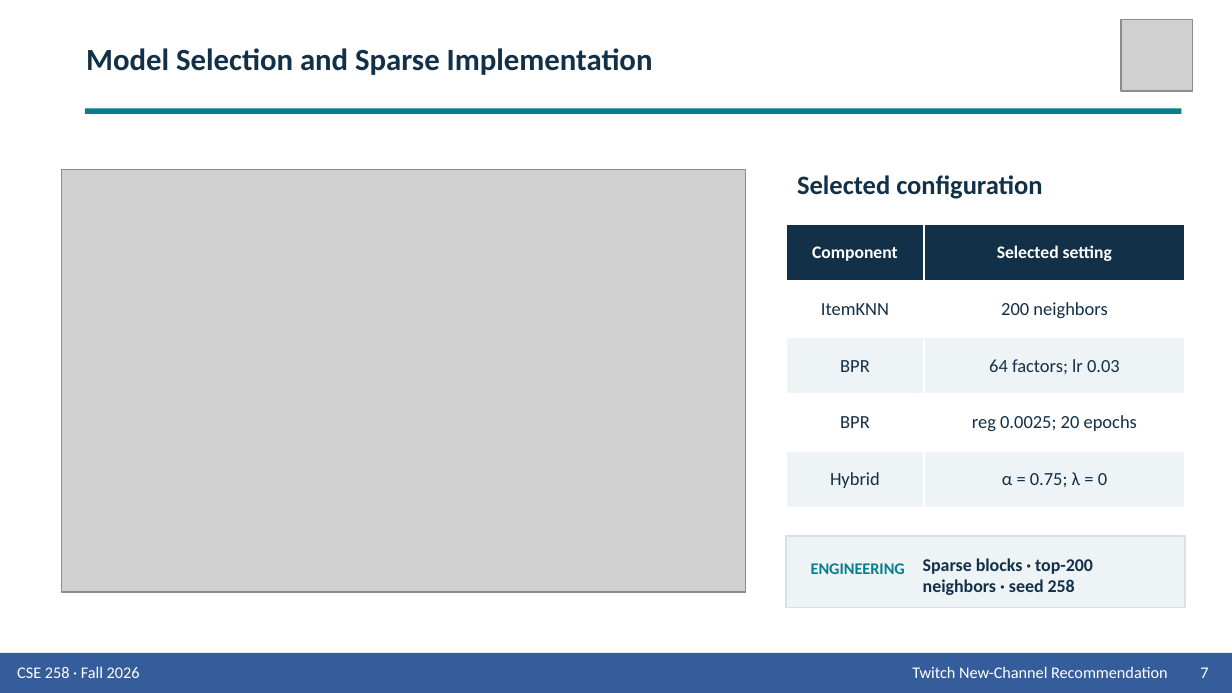
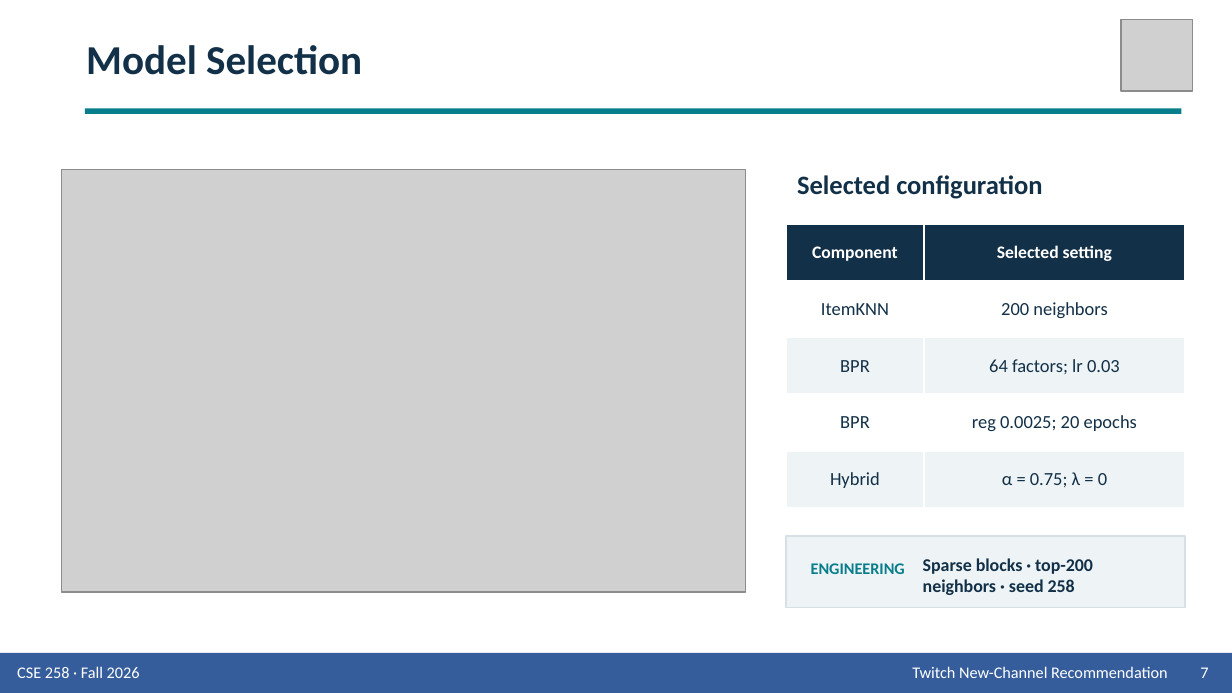
Before and after one commit to Wen-Chieh-Lo/You-know-who-did-God-did-, a slide deck: slide 7 of presentation/Group_9_Presentation_Twitch.pptx. Drawn at 1232x693 pixels with LibreOffice and Linux fonts; fonts in the diff are those of the drawing; grey boxes stand for pictures. Boxes give left, top, right and bottom in pixels: in the first picture for what was removed or moved away, otherwise in the second. Text is boxed around its words. In the diff, an @@ line names an element or a change of style, - is before the commit and + after.

```diff
--- a/presentation/Group_9_Presentation_Twitch.pptx
+++ b/presentation/Group_9_Presentation_Twitch.pptx
@@ text at (86,45,362,75): text changed; size 18 to 24 pt @@
-Model Selection and Sparse Implementation
+Model Selection
```
Also in this commit, not shown: 13 other slides changed, 1 slide added, 1 slide removed, 2 other files.
